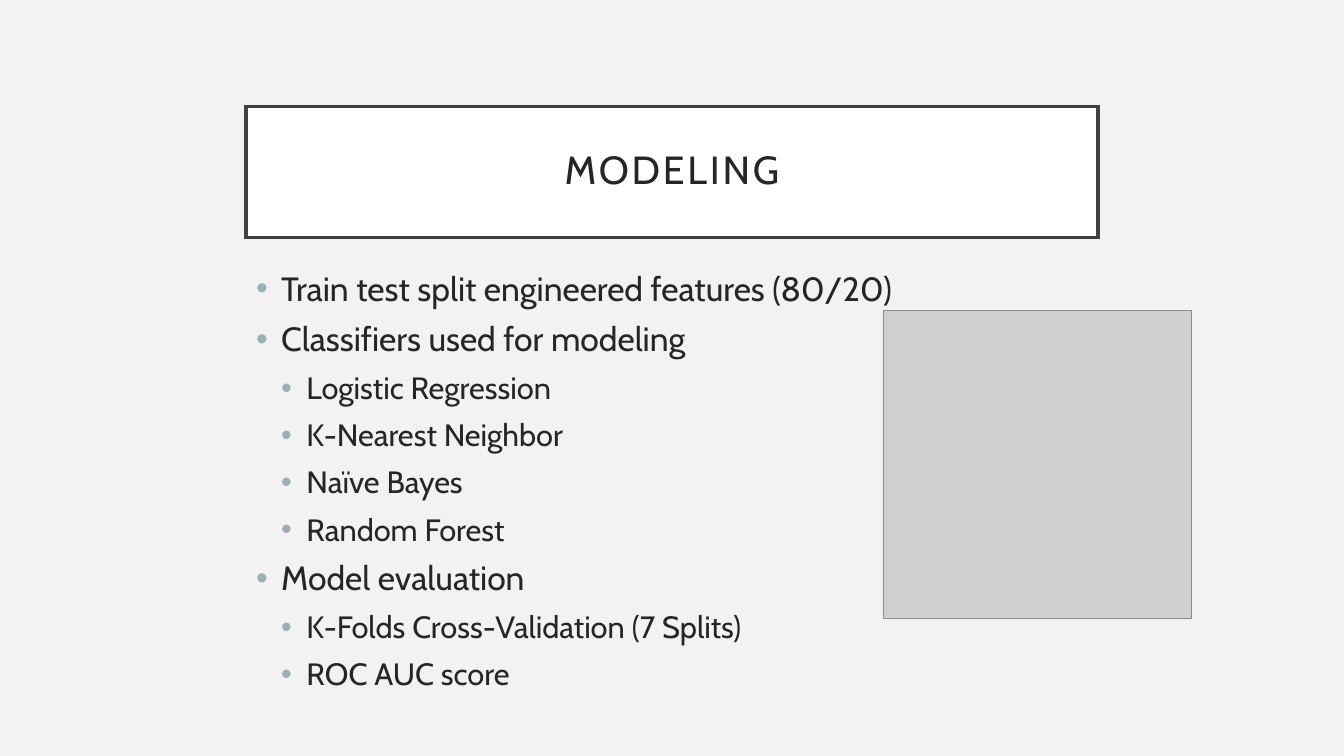
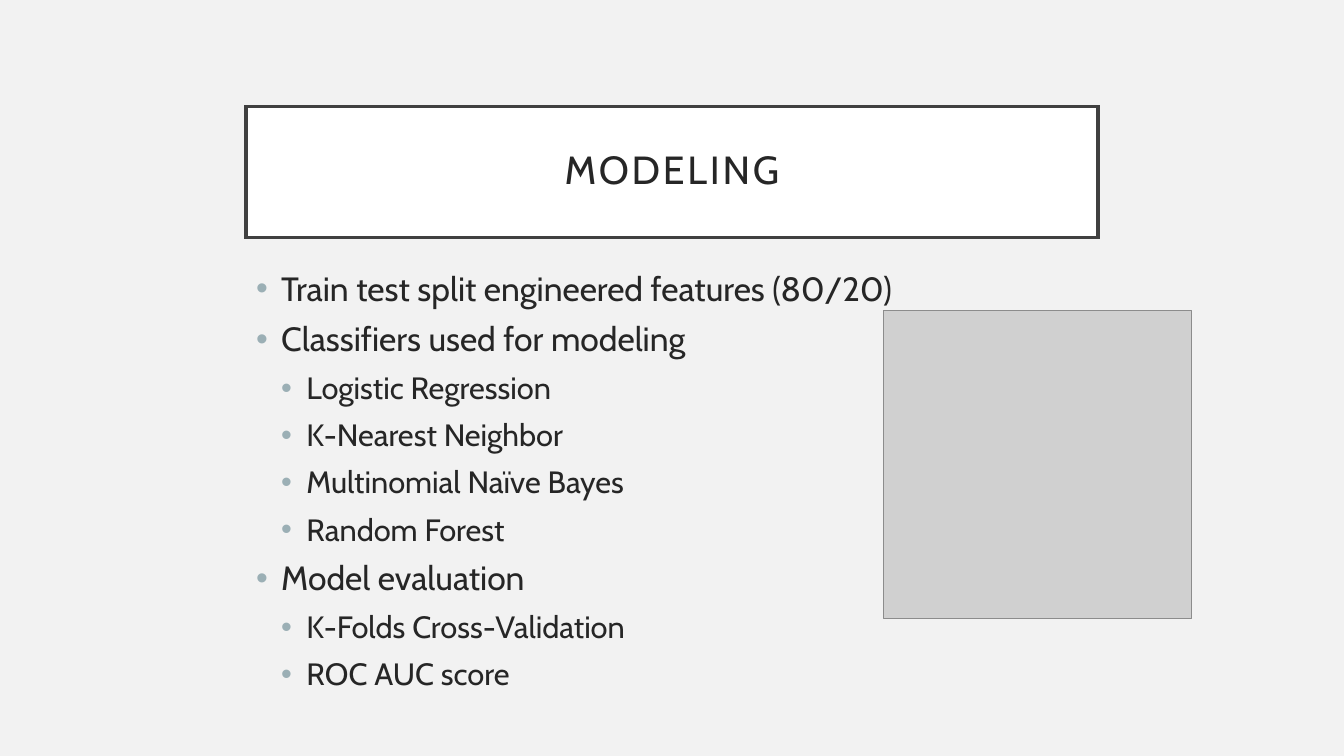
Before and after one commit to joshho77/NLP_Project, a slide deck: slide 17 of NLP Project Slides.pptx. Drawn at 1344x756 pixels with LibreOffice and Linux fonts; fonts in the diff are those of the drawing; grey boxes stand for pictures. Boxes give left, top, right and bottom in pixels: in the first picture for what was removed or moved away, otherwise in the second. Text is boxed around its words. In the diff, an @@ line names an element or a change of style, - is before the commit and + after.

```diff
--- a/NLP Project Slides.pptx
+++ b/NLP Project Slides.pptx
@@ text at [306,470,624,500]: text changed @@
-  • Naïve Bayes
+  • Multinomial Naïve Bayes
@@ text at [306,615,625,639]: text changed @@
-  • K-Folds Cross-Validation (7 Splits)
+  • K-Folds Cross-Validation
```
Also in this commit, not shown: 6 other slides changed, 1 other file.
